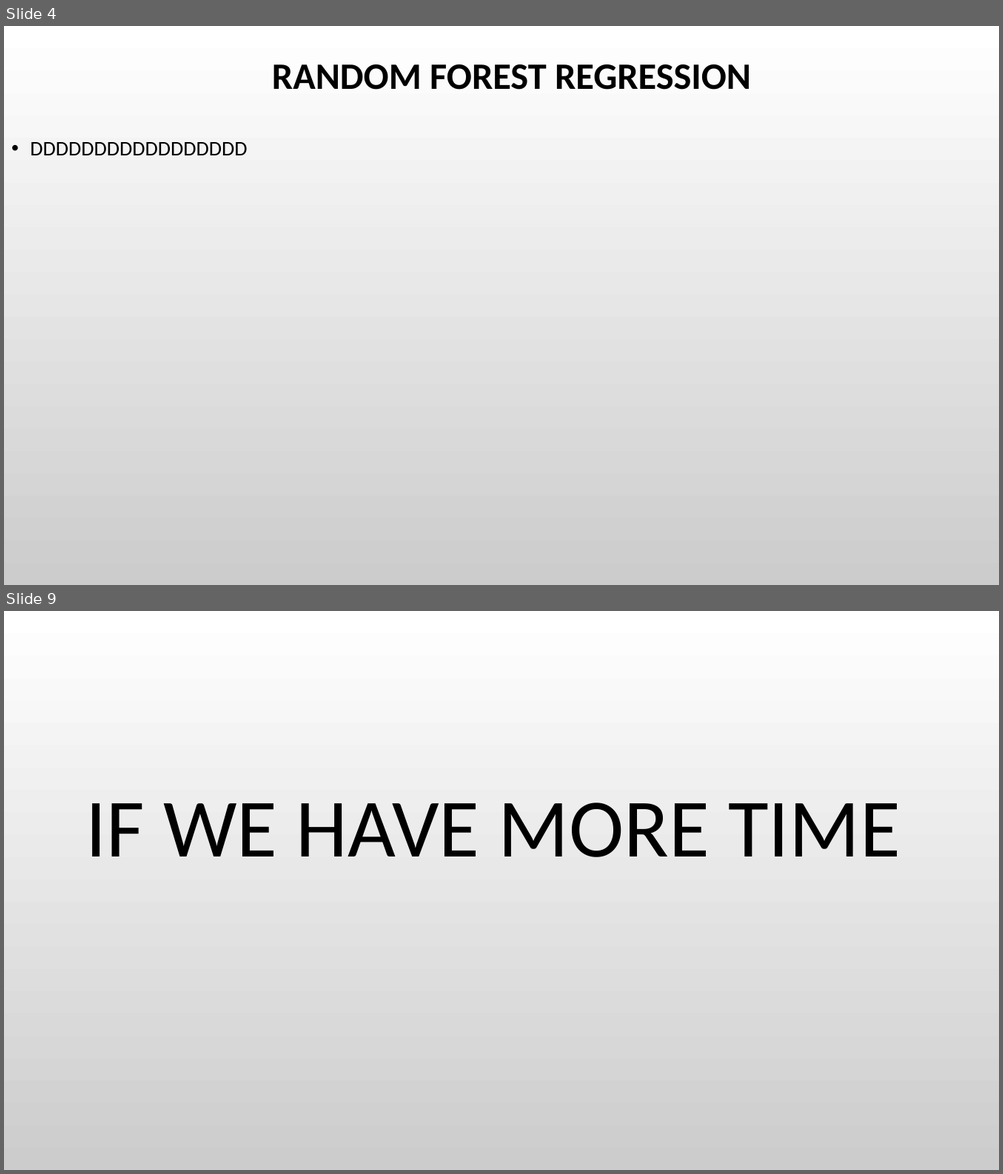
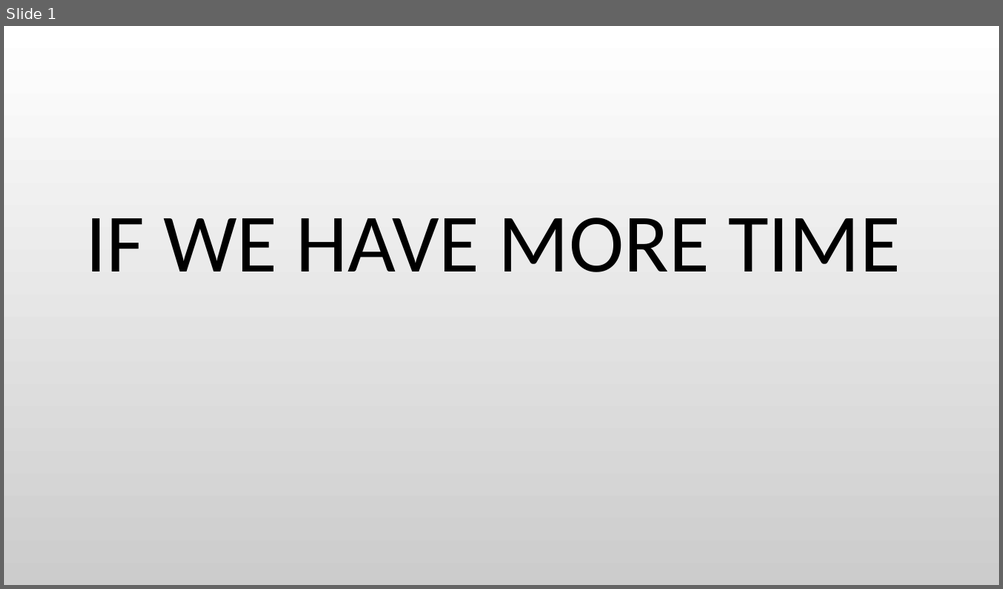
Before and after one commit to Anuujints/FinalUCBX, a slide deck: flu_indicator/data/resources/Presentation1.pptx. Shown one above the other, each under a label of ours: slides 4 and 9 before the commit, slide 1 after it; the slides between them are not shown. The pictures are 1003x1174 and 1003x589 pixels, drawn with LibreOffice and Linux fonts; fonts in the diff are those of the drawing; background and template pictures are left out. Boxes give left, top, right and bottom in pixels: in the first picture for what was removed or moved away, otherwise in the second. Text is boxed around its words. In the diff, an @@ line names an element or a change of style, - is before the commit and + after.

```diff
--- a/flu_indicator/data/resources/Presentation1.pptx
+++ b/flu_indicator/data/resources/Presentation1.pptx
@@ slide 4 removed at bbox=[4, 26, 999, 585], background picture (left out) @@
@@ title removed at bbox=[272, 64, 751, 90] @@
-RANDOM FOREST REGRESSION
@@ text removed at bbox=[30, 142, 247, 156] @@
-• DDDDDDDDDDDDDDDDD
@@ what was slide 9 is now slide 1 @@
```
Also in this commit, not shown: 7 other slides removed, 14 other files.
